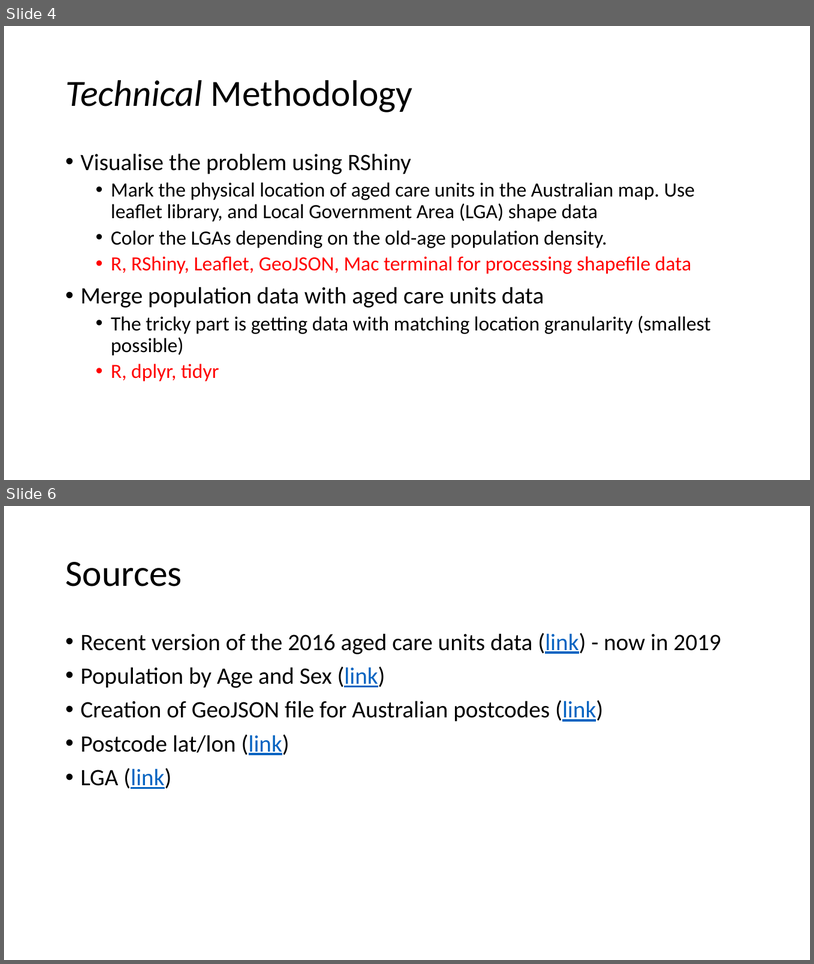
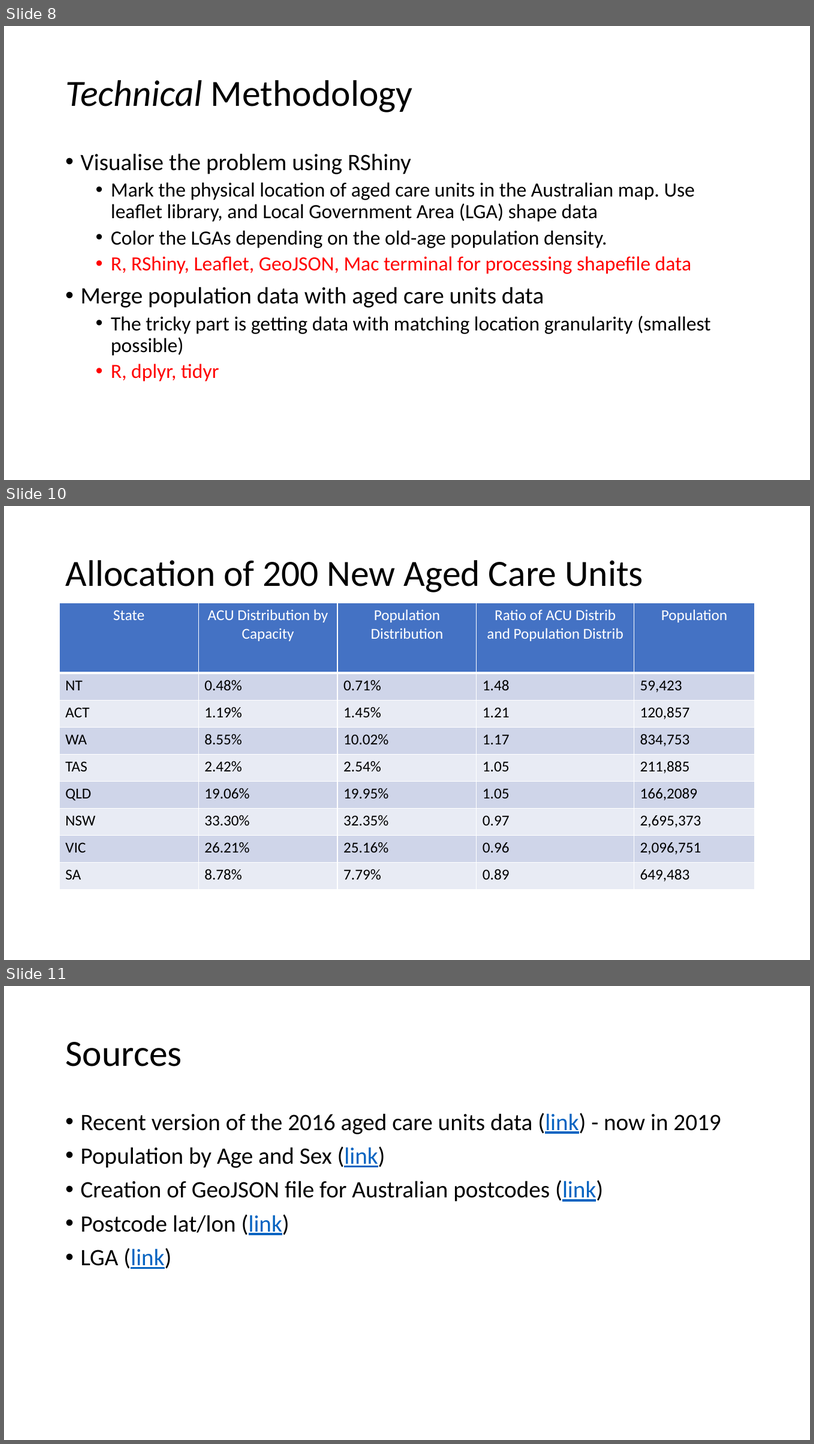
Before and after one commit to vdencarnacion/probset, a slide deck: final_presentation.pptx. Shown one above the other, each under a label of ours: slides 4 and 6 before the commit, slides 8, 10 and 11 after it; the slides between them are not shown. The pictures are 814x964 and 814x1444 pixels, drawn with LibreOffice and Linux fonts; fonts in the diff are those of the drawing. Boxes give left, top, right and bottom in pixels: in the first picture for what was removed or moved away, otherwise in the second. Text is boxed around its words. In the diff, an @@ line names an element or a change of style, - is before the commit and + after.

```diff
--- a/final_presentation.pptx
+++ b/final_presentation.pptx
@@ slide 10 added at bbox=[4, 506, 810, 960], background #FFFFFF @@
@@ title added at bbox=[65, 560, 644, 592], 44 pt, text #000000 @@
+Allocation of 200 New Aged Care Units
@@ table added at bbox=[60, 603, 755, 889], 9 rows, 5 columns @@
+State | ACU Distribution by Capacity | Population Distribution | Ratio of ACU Distrib and Population Distrib | Population
+NT | 0.48% | 0.71% | 1.48 | 59,423
+ACT | 1.19% | 1.45% | 1.21 | 120,857
+WA | 8.55% | 10.02% | 1.17 | 834,753
+TAS | 2.42% | 2.54% | 1.05 | 211,885
+QLD | 19.06% | 19.95% | 1.05 | 166,2089
+NSW | 33.30% | 32.35% | 0.97 | 2,695,373
+VIC | 26.21% | 25.16% | 0.96 | 2,096,751
+SA | 8.78% | 7.79% | 0.89 | 649,483
@@ what was slide 4 is now slide 8 @@
@@ what was slide 6 is now slide 11 @@
```
Also in this commit, not shown: 1 slide changed, 6 other slides added, 2 slides removed, 2 other files.
